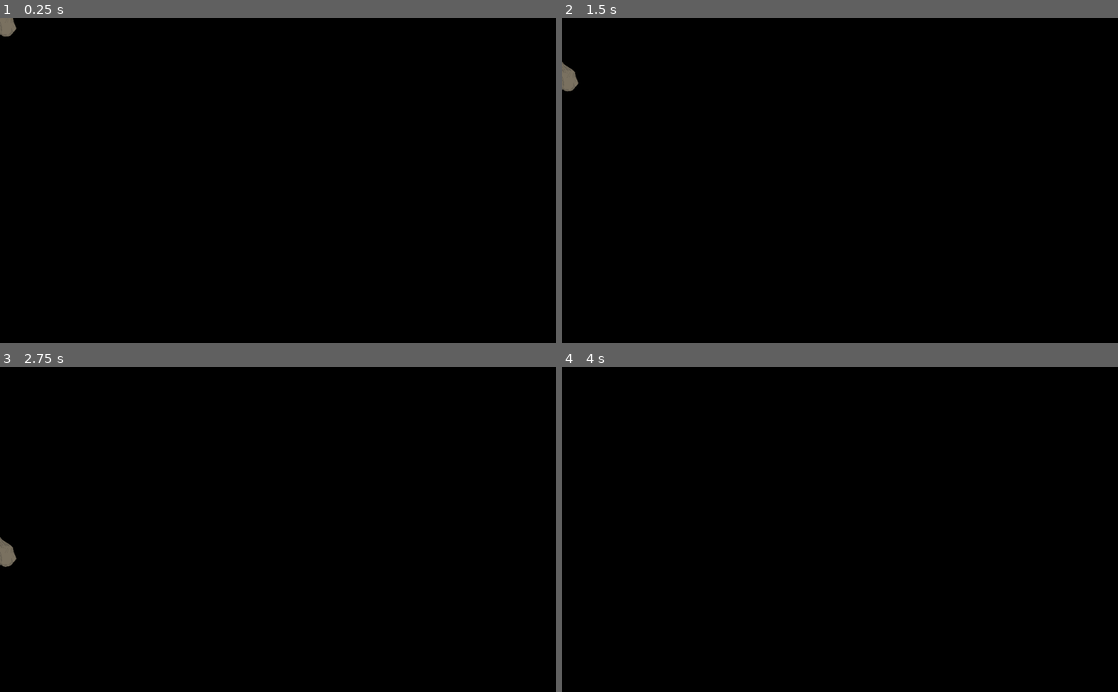
Above: before the commit, frames 1-4 (two rows, left to right).
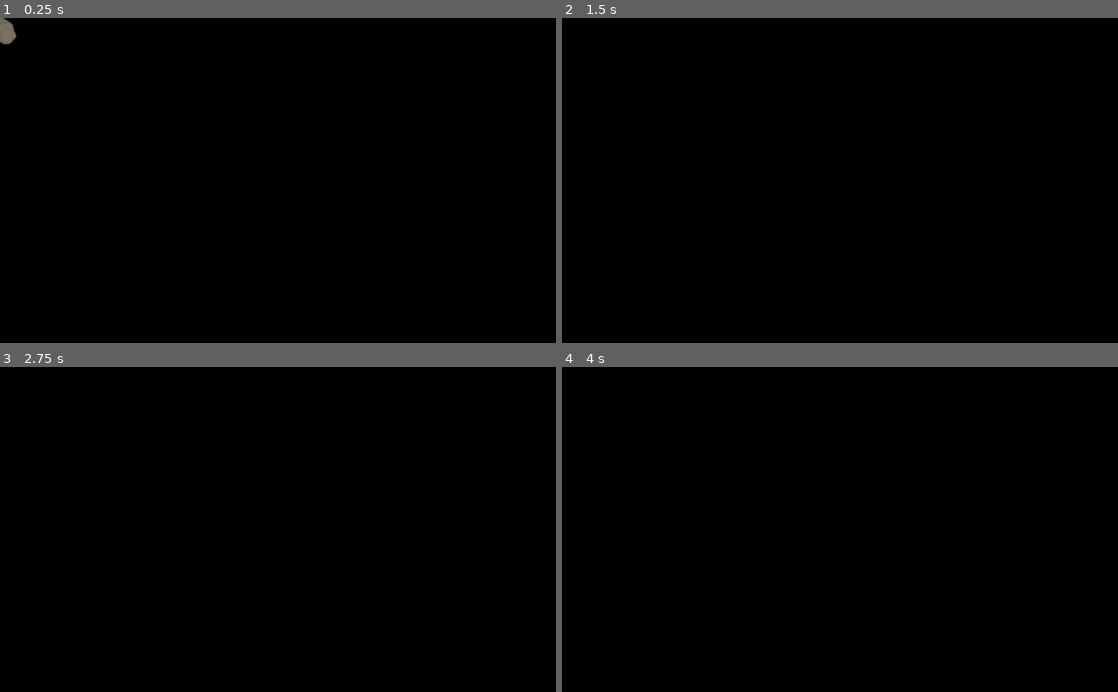
Above: after the commit, the same moments.

Repository: yeetables/Gami
Game: Godot game, scene res://Scenes/fallRocks/Rock.tscn
The game is run twice, just before and just after one commit, with the same random seed, the same clock (stepped at 60 frames per second) and the same inputs. This scene is started directly instead of the project's main scene.
Inputs (mouse positions are in pixels of both pictures, inside the frame that each line leads up to):
- Up to frame 1 (0.25 s): no input
- Up to frame 2 (1.5 s): move the mouse to (962, 164) at 0.52 s; hold 1 0.53-1.28 s; hold D from 0.53 s (still down); click (962, 164) at 0.67 s; tap Space at 0.77 s; move the mouse to (728, 196) at 1.27 s; tap 2 at 1.35 s
- Up to frame 3 (2.75 s): tap Space at 1.52 s; move the mouse to (333, 458) at 2.02 s; release D at 2.03 s; hold A from 2.03 s (still down); hold 3 from 2.03 s (still down)
- Up to frame 4 (4 s): move the mouse to (812, 594) at 2.77 s; release A at 2.78 s; release 3 at 2.78 s; hold D from 2.78 s (still down); tap 1 at 2.85 s; click (812, 594) at 2.92 s; tap Space at 3.02, 3.77 s; move the mouse to (1006, 578) at 3.52 s; hold 2 from 3.53 s (still down)

The runs differ from the first frame. In frame 1, 0.1% of the frame differs, in the area x 0-3%, y 0-9%; in frame 2, 0.2%, in the area x 0-3%, y 13-23%; in frame 3, 0.2%; in frame 4, nothing differs.

Commit message:
updated speed

Diff:
--- a/src/Scenes/fallRocks/Rock.tscn
+++ b/src/Scenes/fallRocks/Rock.tscn
@@ -3,7 +3,7 @@
 [ext_resource path="res://Scripts/Rock.gd" type="Script" id=1]
 [ext_resource path="res://Assets/Sprites/Objects/Background/Other/rock1.png" type="Texture" id=2]
 
-[node name="rock" type="RigidBody2D"]
+[node name="rock" type="RigidBody2D" index="0"]
 
 input_pickable = false
 collision_layer = 1
@@ -12,7 +12,7 @@
 mass = 1.0
 friction = 1.0
 bounce = 0.0
-gravity_scale = 1.0
+gravity_scale = 6.0
 custom_integrator = false
 continuous_cd = 0
 contacts_reported = 1
@@ -24,6 +24,7 @@
 angular_velocity = 0.0
 angular_damp = -1.0
 script = ExtResource( 1 )
+_sections_unfolded = [ "Linear" ]
 
 [node name="Sprite" type="Sprite" parent="." index="0"]
 
--- a/src/Scripts/Rock.gd
+++ b/src/Scripts/Rock.gd
@@ -13,7 +13,7 @@
 	pass
 
 func _on_rock_body_entered(body):
-	print("someone entered")
+#	print("someone entered")
 	if not body.is_in_group("player"):
 		queue_free()
 	else:
--- a/src/Scripts/RockBase.gd
+++ b/src/Scripts/RockBase.gd
@@ -14,7 +14,7 @@
 		if frame_count == 0:
 			create_rock()
 
-		frame_count = (frame_count+1) % 100
+		frame_count = (frame_count+1) % 70
 
 func create_rock():
 	var scene = ResourceLoader.load(ROCK_SCENE)
